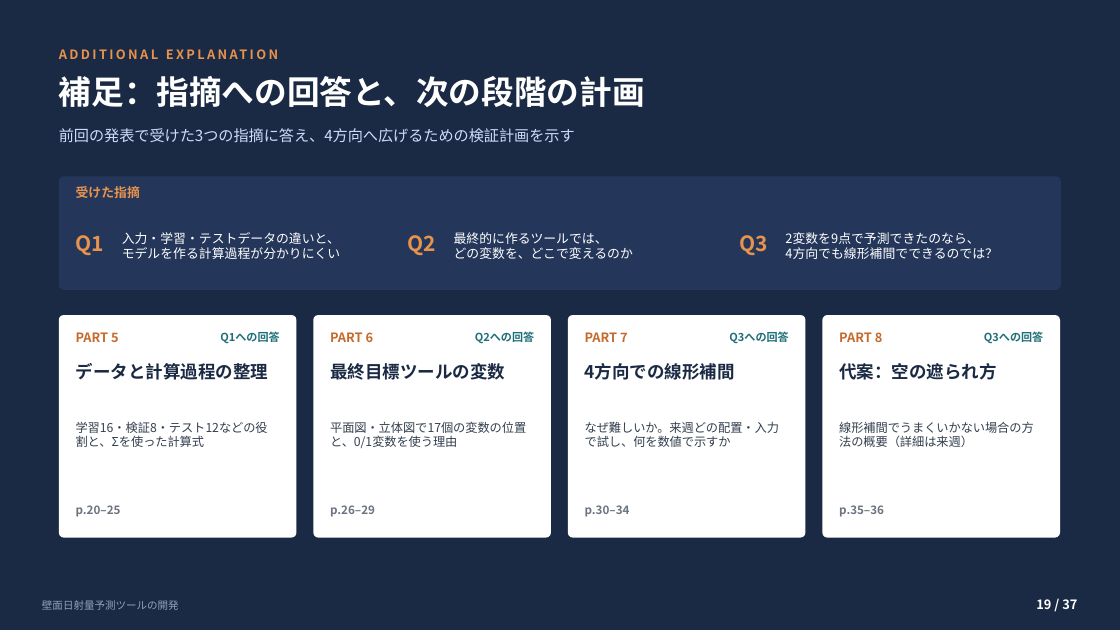
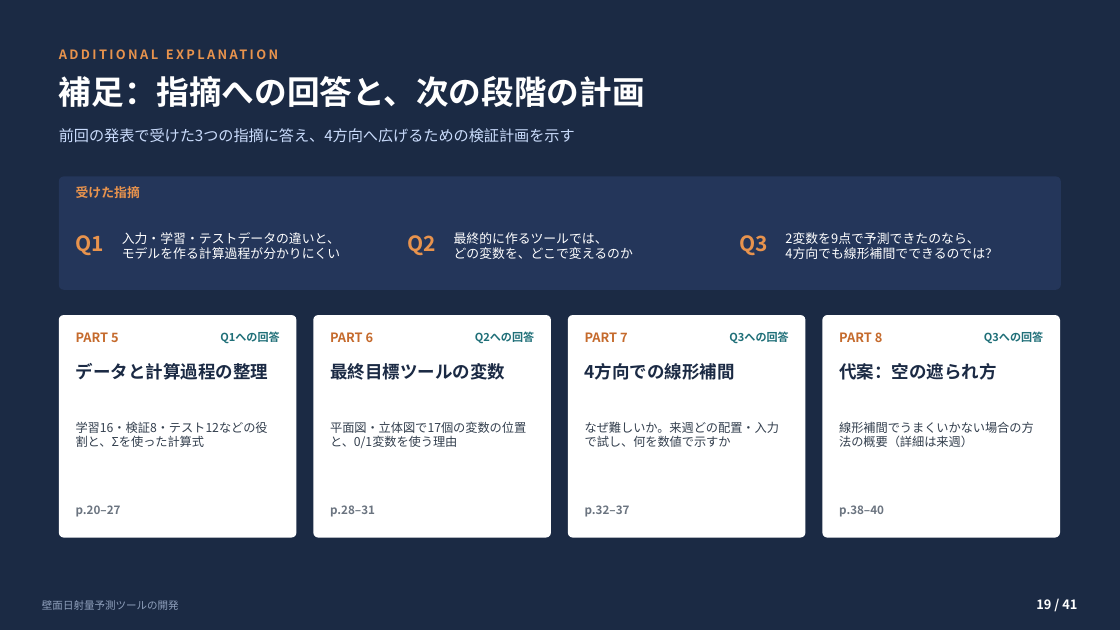
Before and after one commit to koyoy1016-gif/koyo1016, a slide deck: slide 19 of slides/壁面日射量予測ツールの開発_補足付き.pptx. Drawn at 1120x630 pixels with LibreOffice and Linux fonts; fonts in the diff are those of the drawing. Boxes give left, top, right and bottom in pixels: in the first picture for what was removed or moved away, otherwise in the second. Text is boxed around its words. In the diff, an @@ line names an element or a change of style, - is before the commit and + after.

```diff
--- a/slides/壁面日射量予測ツールの開発_補足付き.pptx
+++ b/slides/壁面日射量予測ツールの開発_補足付き.pptx
@@ text at (76,505,121,517): text changed @@
-p.20–25
+p.20–27
@@ text at (330,505,375,517): text changed @@
-p.26–29
+p.28–31
@@ text at (585,505,630,517): text changed @@
-p.30–34
+p.32–37
@@ text at (839,505,884,517): text changed @@
-p.35–36
+p.38–40
@@ text at (1036,599,1077,609): text changed @@
-19 / 37
+19 / 41
```
Also in this commit, not shown: 36 other slides changed, 4 slides added, 1 other file.
